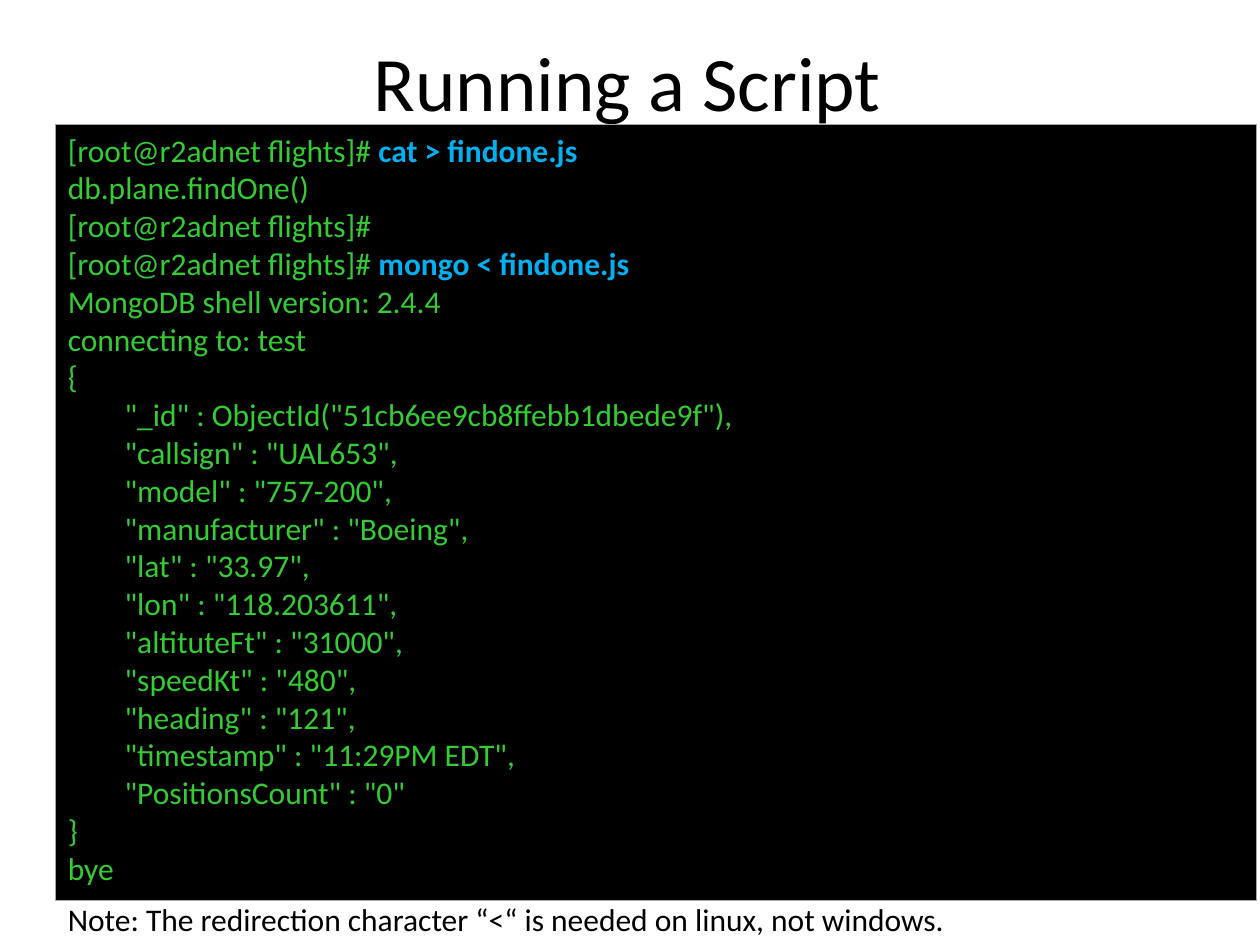
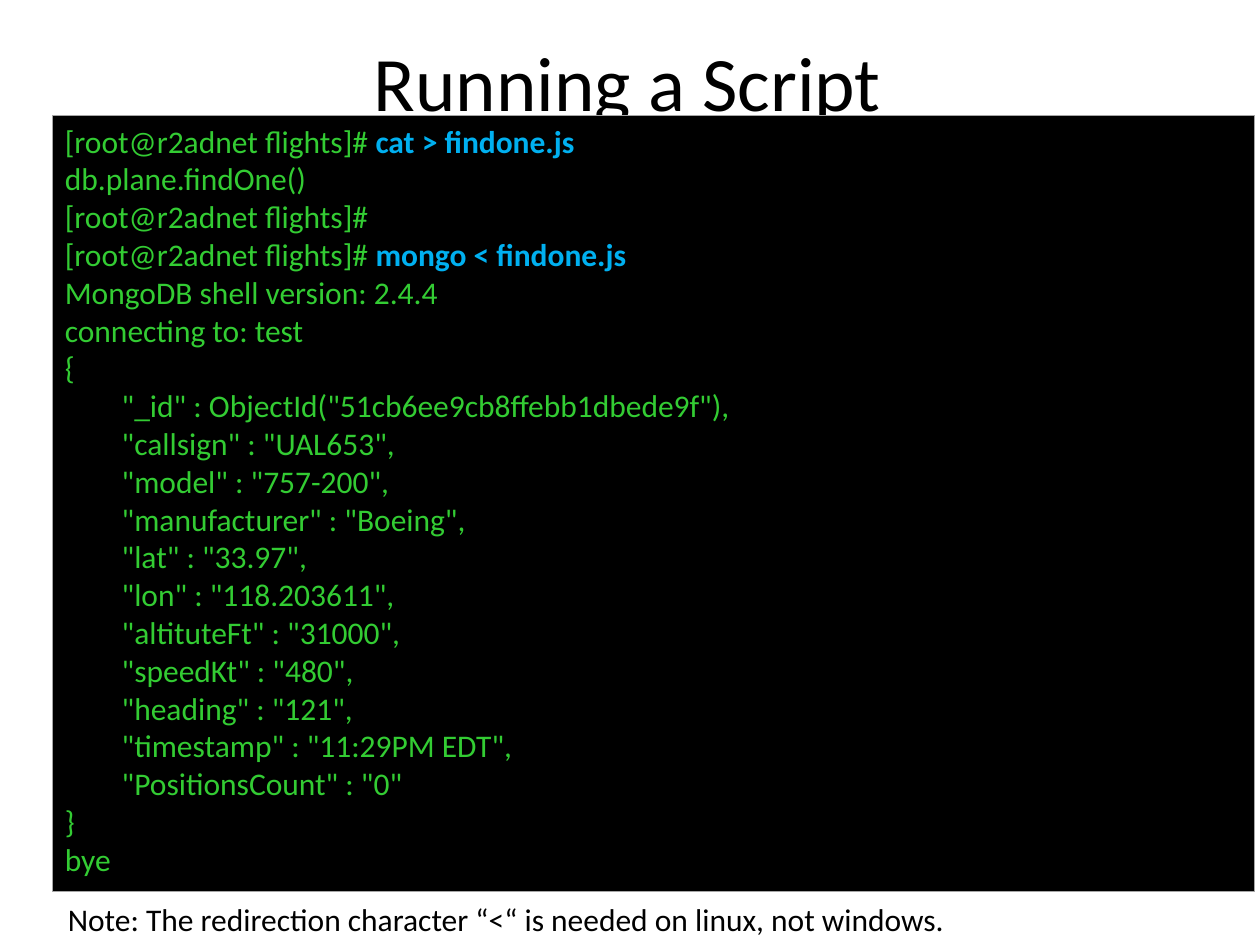
Before and after one commit to r2ad/planeBigData, a slide deck: slide 18 of nosql/mongodb/MongoDB-Introduction-R2AD-23July2013.pptx. Drawn at 1260x945 pixels with LibreOffice and Linux fonts; fonts in the diff are those of the drawing. Boxes give left, top, right and bottom in pixels: in the first picture for what was removed or moved away, otherwise in the second. Text is boxed around its words. In the diff, an @@ line names an element or a change of style, - is before the commit and + after.

```diff
--- a/nosql/mongodb/MongoDB-Introduction-R2AD-23July2013.pptx
+++ b/nosql/mongodb/MongoDB-Introduction-R2AD-23July2013.pptx
@@ rectangle "[root@r2adnet flights]# cat > findone.js" moved from (x1=55, y1=125, x2=1257, y2=901) to (x1=53, y1=116, x2=1255, y2=892) @@
```
Also in this commit, not shown: 7 other slides changed, 1 other file.
